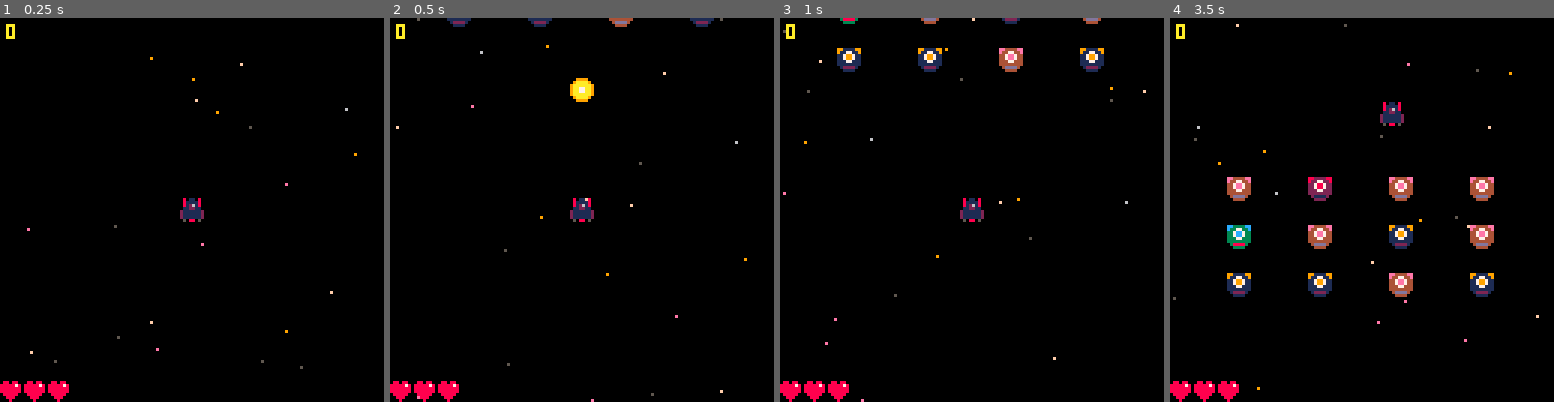
Above: before the commit, frames 1-4 (left to right).
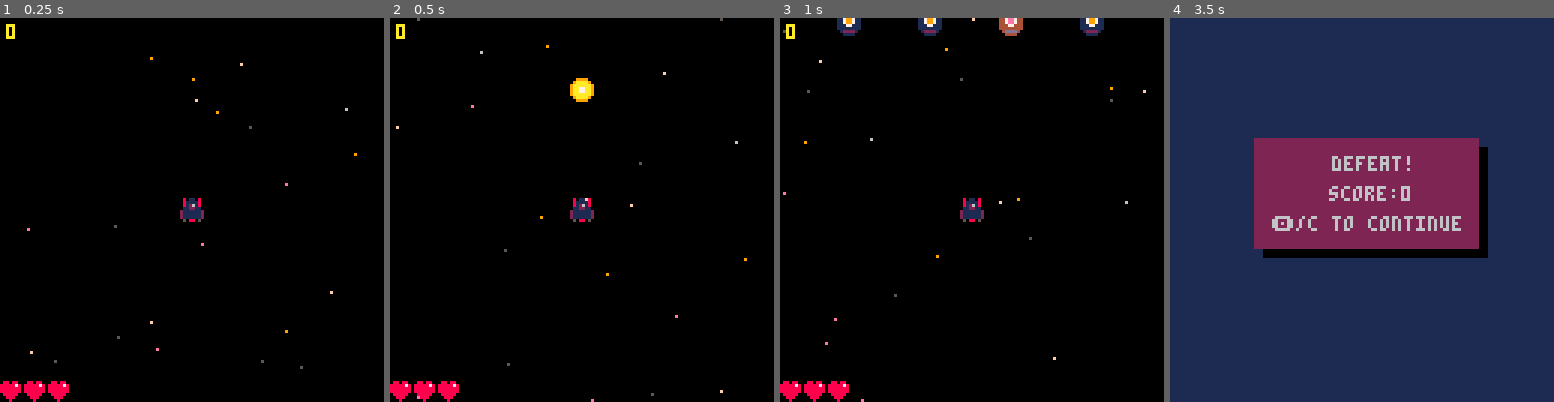
Above: after the commit, the same moments.

Repository: dotmobo/shoot-the-moon
Game: PICO-8 cartridge shooter.p8
The game is run twice, just before and just after one commit, with the same random seed, the same clock (stepped at 60 frames per second) and the same inputs.
Inputs:
- Up to frame 1 (0.25 s): no input
- Up to frame 2 (0.5 s): tap X (X key) at 0.33 s
- Up to frame 3 (1 s): tap O (Z key) at 0.7 s
- Up to frame 4 (3.5 s): tap X (X key) at 1.07, 1.85, 2.97 s; hold Right 1.6-2.1 s; tap O (Z key) every 0.4 s from 1.7 to 3.3 s; hold Up 2.15-2.42 s; hold Right 2.47-3.03 s; hold Left from 3.08 s (still down)

Frame 1 is identical in both runs. In frame 2, 0.4% of the frame differs, in the area x 14-85%, y 0-3%; in frame 3, 2.4%; in frame 4, 97%, in the area x 0-100%, y 0-100%.

Commit message:
add enemies bullets

Diff:
--- a/shooter.p8
+++ b/shooter.p8
@@ -7,6 +7,7 @@
 function _init()
 	p={x=60,y=60,speed=2,life=3}
 	bullets={}
+	enemies_bullets={}
 	enemies={}
 	boss={}
 	explosions={}
@@ -19,6 +20,7 @@
 	update_player()
 	update_stars()
 	update_bullets()
+	update_enemies_bullets()
 	if #enemies==0 then
 		if score<5000 then
 			spawn_enemies(2+ceil(rnd(10)))
@@ -33,25 +35,15 @@
 
 function draw_game()
 	cls()
-	--stars
-	for s in all(stars) do
-		pset(s.x,s.y,s.col)
-	end
-	-- bullets
-	for b in all(bullets) do
-		spr(2,b.x,b.y)
-	end
-	-- vaisseau
-	spr(1,p.x,p.y)
+	draw_stars()
+	draw_bullets()
+	draw_enemies_bullets()
+	draw_player()
 	draw_enemies()
 	draw_boss()
 	draw_explosions()
-	--score
-	print(score,2,2,10)
-	for i=0,p.life-1 do
-		spr(0,i*8,128-8)
-	end
-
+ draw_score()
+	draw_life()
 end
 
 function _update60()
@@ -83,6 +75,14 @@
 		end
 	end
 end
+
+function draw_bullets()
+	for b in all(bullets) do
+		spr(2,b.x,b.y)
+	end
+end
+
+
 -->8
 -- stars
 function create_stars()
@@ -114,6 +114,13 @@
 			s.y=0
 			s.x=rnd(128)
 		end
+	end
+end
+
+function draw_stars()
+	--stars
+	for s in all(stars) do
+		pset(s.x,s.y,s.col)
 	end
 end
 -->8
@@ -141,12 +148,34 @@
 	-- boss
 	for bo in all(boss) do
 		if collide_boss(bo,p) then
-			sfx(2)
 			p.life=0
 		end
 	end
+	-- enemies bullets
+	for b in all(enemies_bullets) do
+		if collide(p,b) then
+			create_explosion(b.x+4,b.y+2)
+			del(enemies_bullets,b)
+			p.life-=1
+		end
+	end
 	if p.life<=0 then
+		sfx(2)
 		state=1
+	end
+end
+
+function draw_player()
+	spr(1,p.x,p.y)
+end
+
+function draw_score()
+	print(score,2,2,10)
+end
+
+function draw_life()
+	for i=0,p.life-1 do
+		spr(0,i*8,128-8)
 	end
 end
 -->8
@@ -178,8 +207,9 @@
 			x=x,
 			y=y,
 			life=3,
-			speed=0.5,
-			type=rnd({3,19,35,51})
+			speed=0.3,
+			type=rnd({3,19,35,51}),
+			shoot_timer=flr(rnd(90))
 		}
 		add(enemies, new_enemy)
 		end
@@ -204,6 +234,12 @@
 				end
 			end
 		end
+		--shoot
+		e.shoot_timer+=1
+		if e.shoot_timer==240 then
+			enemy_shoot(e)
+		e.shoot_timer=flr(rnd(90))
+		end
 	end
 end
 
@@ -213,7 +249,7 @@
 	end
 end
 -->8
--- tools
+-- misc
 function collide(a,b)
 	return not (a.x>b.x+8
 		or a.y>b.y+8
@@ -273,7 +310,7 @@
 function spawn_boss(n)
 	for i=1,n do
 		new_boss={
-			x=rnd(128-24),
+			x=rnd(127-24),
 			y=-20,
 			life=50,
 			speed=1
@@ -326,6 +363,32 @@
 		spr(55,bo.x+24,bo.y+24)
 	end
 end
+-->8
+-- enemies bullets
+function enemy_shoot(e)
+	new_bullet={
+		x=e.x,
+		y=e.y;
+		speed=1
+	}
+	add(enemies_bullets, new_bullet)
+	sfx(0)
+end
+
+function update_enemies_bullets()
+	for b in all(enemies_bullets) do
+		b.y+=b.speed
+		if b.y<-8 then
+			del(enemies_bullets,b)
+		end
+	end
+end
+
+function draw_enemies_bullets()
+	for b in all(enemies_bullets) do
+		spr(18,b.x,b.y)
+	end
+end
 __gfx__
 00000000080110800099990088222288000000000000666665555500000000000000000000000000000000000000000000000000000000000000000000000000
 088088000811118009aaaa9082277228000000000666666655555550000000000000000000000000000000000000000000000000000000000000000000000000
@@ -335,14 +398,14 @@
 08888800211111129aaaaaa922222222000066666666665555555555555500000000000000000000000000000000000000000000000000000000000000000000
 008880002111111209aaaa9002111120000666666556665555555000555550000000000000000000000000000000000000000000000000000000000000000000
 00080000050880500099990000222200006666666556665555550000055555000000000000000000000000000000000000000000000000000000000000000000
-00000000000000000000000099111199006666666666655555500000005555000000000000000000000000000000000000000000000000000000000000000000
-00000000000000000000000091177119066556666666655555500000005555500000000000000000000000000000000000000000000000000000000000000000
-00000000000000000000000011799711066556666666655555500000005555500000000000000000000000000000000000000000000000000000000000000000
-00000000000000000000000011799711066666666666655555550000055555500000000000000000000000000000000000000000000000000000000000000000
-00000000000000000000000011177111666666666666655555555000555555550000000000000000000000000000000000000000000000000000000000000000
+00000000000000008808808899111199006666666666655555500000005555000000000000000000000000000000000000000000000000000000000000000000
+00000000000000008808808891177119066556666666655555500000005555500000000000000000000000000000000000000000000000000000000000000000
+00000000000000008808808811799711066556666666655555500000005555500000000000000000000000000000000000000000000000000000000000000000
+00000000000000008808808811799711066666666666655555550000055555500000000000000000000000000000000000000000000000000000000000000000
+00000000000000008808808811177111666666666666655555555000555555550000000000000000000000000000000000000000000000000000000000000000
 00000000000000000000000011111111666666666666655005555555555555550000000000000000000000000000000000000000000000000000000000000000
-00000000000000000000000001222210666665556666655005555555555005550000000000000000000000000000000000000000000000000000000000000000
-00000000000000000000000000111100666555555566655555555555555005550000000000000000000000000000000000000000000000000000000000000000
+0000000000000000aa0aa0aa01222210666665556666655005555555555005550000000000000000000000000000000000000000000000000000000000000000
+0000000000000000aa0aa0aa00111100666555555566655555555555555005550000000000000000000000000000000000000000000000000000000000000000
 000000000000000000000000cc3333cc666555555566655555555555555555550000000000000000000000000000000000000000000000000000000000000000
 000000000000000000000000c337733c665555555556655555555555555555550000000000000000000000000000000000000000000000000000000000000000
 000000000000000000000000337cc733665555555556655555555000055555550000000000000000000000000000000000000000000000000000000000000000
